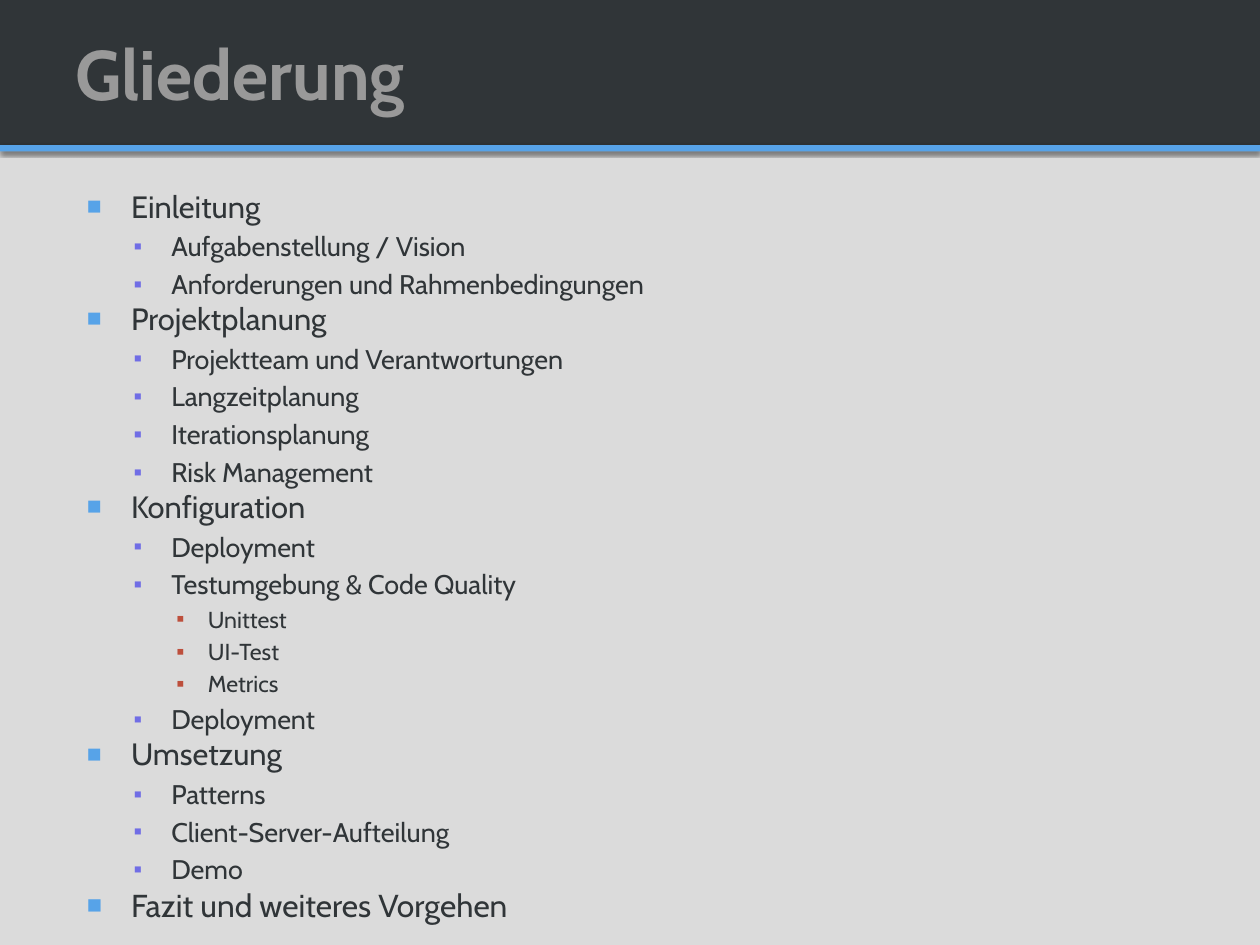
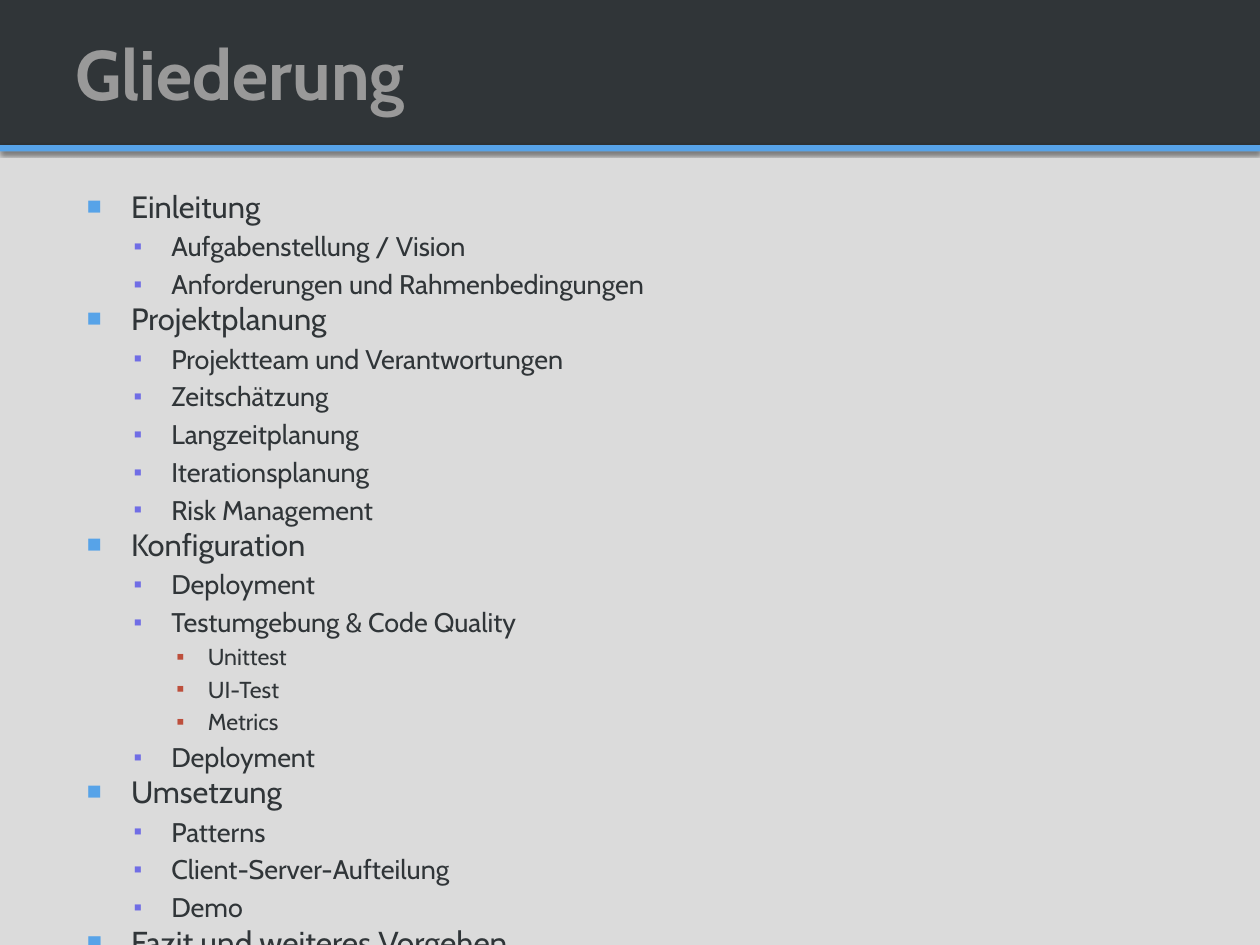
Before and after one commit to SAS-Systems/Unveiled-Documentation, a slide deck: slide 3 of Unveiled_FinalPresentation_V0.2.pptx. Drawn at 1260x945 pixels with LibreOffice and Linux fonts; fonts in the diff are those of the drawing; background and template pictures are left out. Boxes give left, top, right and bottom in pixels: in the first picture for what was removed or moved away, otherwise in the second. Text is boxed around its words. In the diff, an @@ line names an element or a change of style, - is before the commit and + after.

```diff
--- a/Unveiled_FinalPresentation_V0.2.pptx
+++ b/Unveiled_FinalPresentation_V0.2.pptx
@@ text at box(171, 386, 328, 413): paragraph added @@
+  ▪ Zeitschätzung
```
Also in this commit, not shown: 12 other slides changed, 1 slide added.
